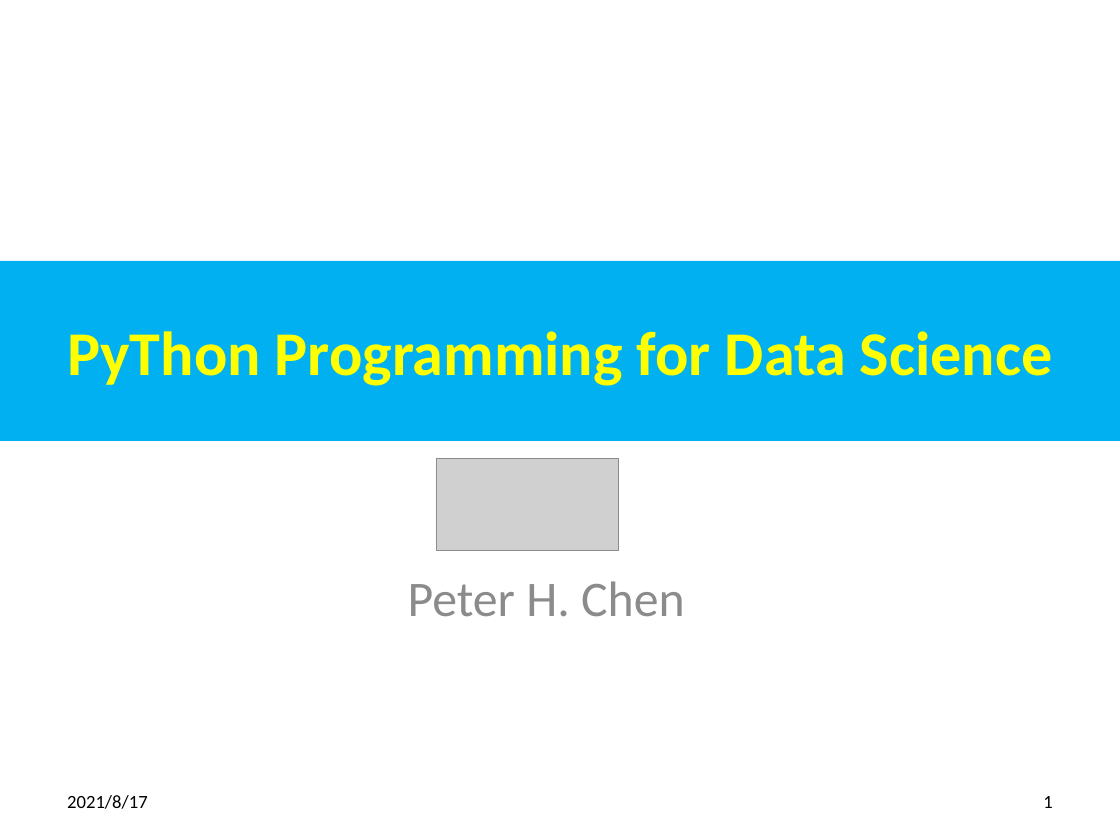
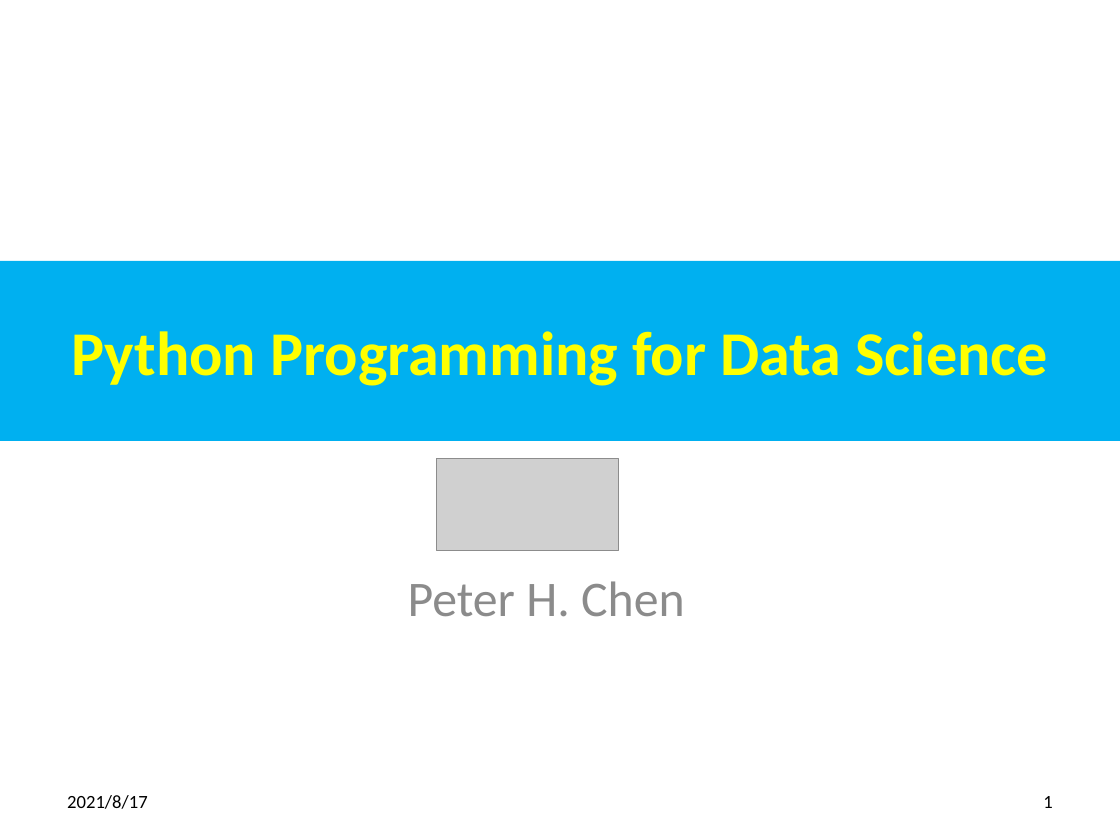
Before and after one commit to peterhchen/300_Python_DataScience, a slide deck: slide 1 of 00_Python_DataScience_Syllabus.pptx. Drawn at 1120x840 pixels with LibreOffice and Linux fonts; fonts in the diff are those of the drawing; grey boxes stand for pictures. Boxes give left, top, right and bottom in pixels: in the first picture for what was removed or moved away, otherwise in the second. Text is boxed around its words. In the diff, an @@ line names an element or a change of style, - is before the commit and + after.

```diff
--- a/00_Python_DataScience_Syllabus.pptx
+++ b/00_Python_DataScience_Syllabus.pptx
@@ title at bbox=[72, 331, 1048, 386]: text changed @@
-PyThon Programming for Data Science
+Python Programming for Data Science
```
Also in this commit, not shown: 2 other slides changed.
